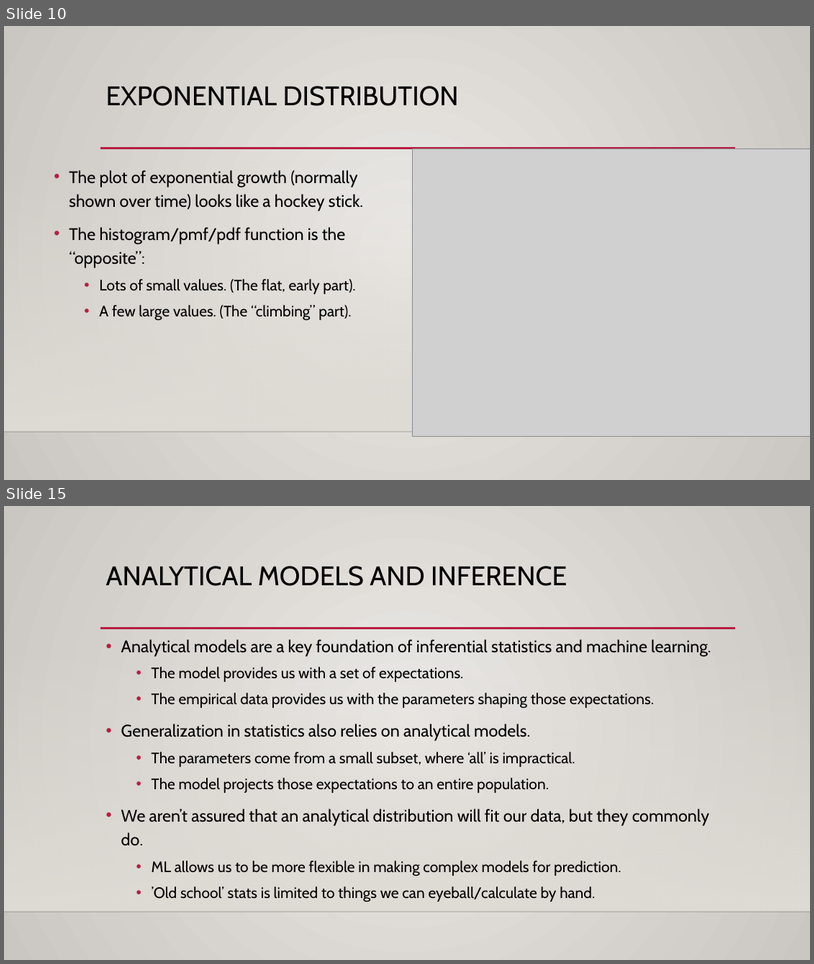
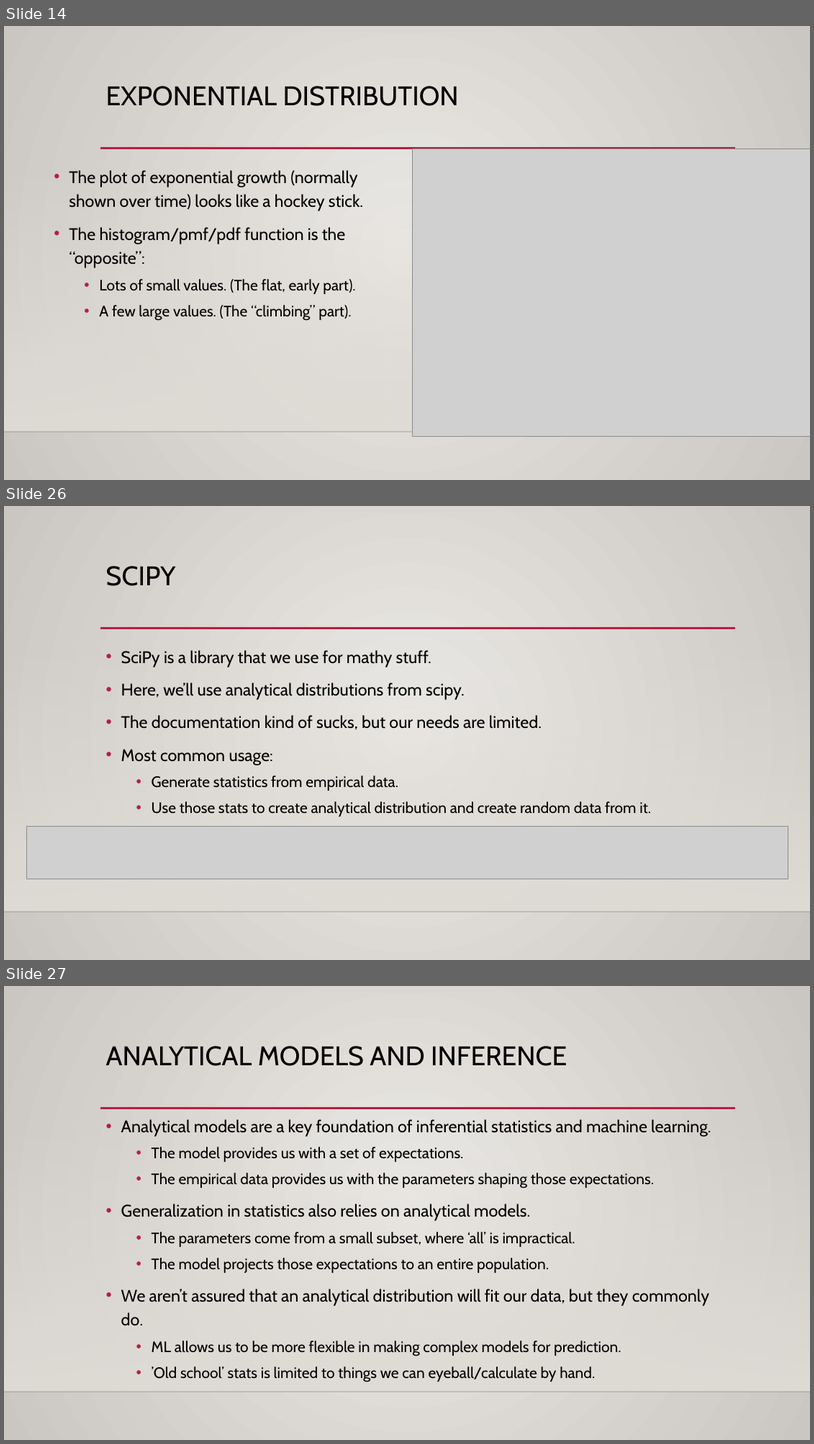
Before and after one commit to SedemSetor/Basic_Stats_in_Python_Student_Repository, a slide deck: reference_material/slides/008_Analytical_Distributions.pptx. Shown one above the other, each under a label of ours: slides 10 and 15 before the commit, slides 14, 26 and 27 after it; the slides between them are not shown. The pictures are 814x964 and 814x1444 pixels, drawn with LibreOffice and Linux fonts; fonts in the diff are those of the drawing; grey boxes stand for pictures; background and template pictures are left out. Boxes give left, top, right and bottom in pixels: in the first picture for what was removed or moved away, otherwise in the second. Text is boxed around its words. In the diff, an @@ line names an element or a change of style, - is before the commit and + after.

```diff
--- a/reference_material/slides/008_Analytical_Distributions.pptx
+++ b/reference_material/slides/008_Analytical_Distributions.pptx
@@ slide 26 added at <box>4,506,810,960</box>, background gradient #ECEAE7 to #CAC7C1; not listed: 3 template elements that a slide beside it also shows @@
@@ title added at <box>106,566,176,586</box>, 32 pt, text #000000 @@
+SCIPY
@@ text added at <box>121,650,651,816</box>, 20 pt, text #000000 @@
+• SciPy is a library that we use for mathy stuff.
+• Here, we’ll use analytical distributions from scipy.
+• The documentation kind of sucks, but our needs are limited.
+• Most common usage:
+  • Generate statistics from empirical data.
+  • Use those stats to create analytical distribution and create random data from it.
@@ picture added at <box>26,826,788,878</box> @@
@@ what was slide 10 is now slide 14 @@
@@ what was slide 15 is now slide 27 @@
```
Also in this commit, not shown: 7 slides changed, 12 other slides added, 6 other files.
